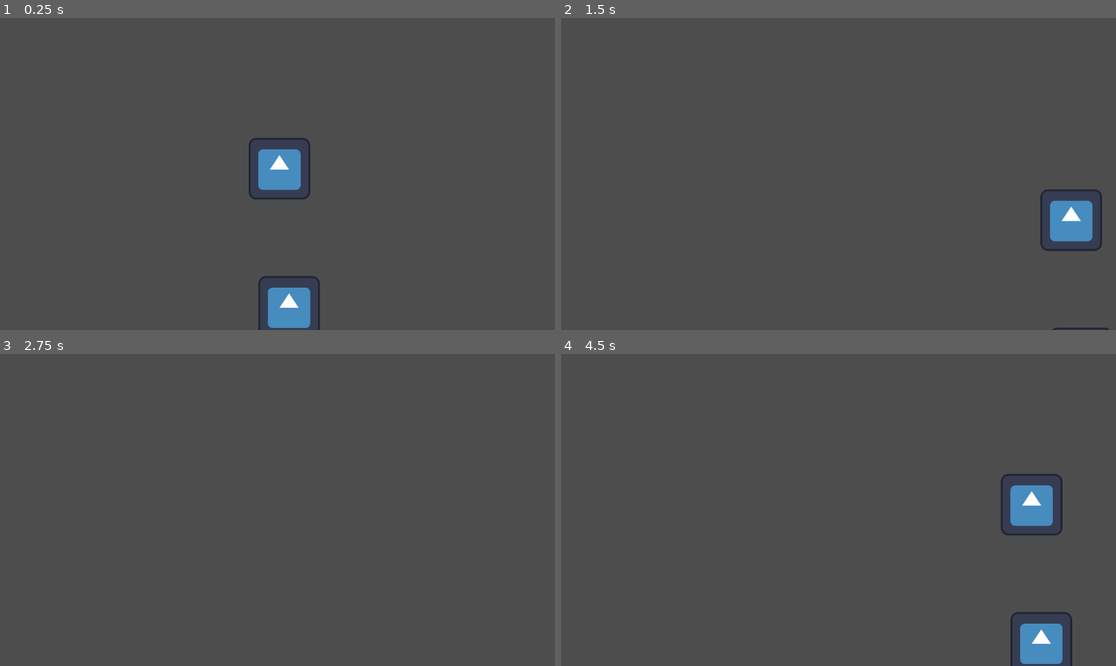
Above: before the commit, frames 1-4 (two rows, left to right).
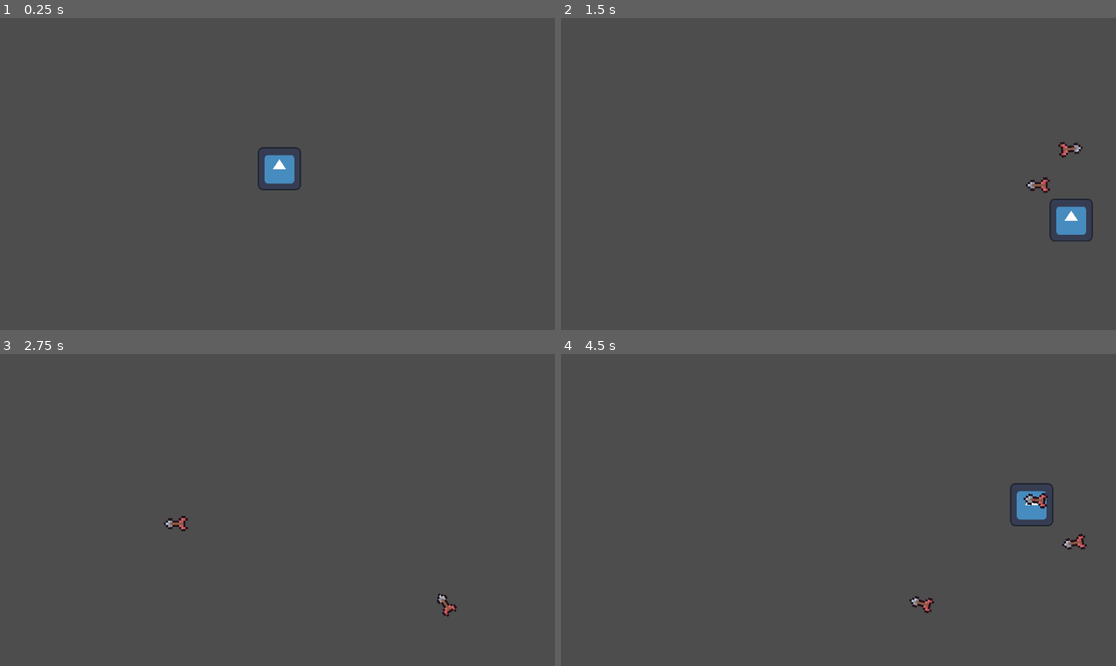
Above: after the commit, the same moments.

Repository: aidan-wolfson/WizardShooterProject
Game: Godot game, scene res://world/world.tscn
Two runs of this game, one before a commit and one after it. Both use one fixed random seed, a clock stepped at 60 frames per second and the inputs below. The engine's default icon, where the game draws it, is replaced by a stand-in: a white triangle on a blue panel in a dark square.
Inputs (mouse positions are in pixels of both pictures, inside the frame that each line leads up to):
- Up to frame 1 (0.25 s): no input
- Up to frame 2 (1.5 s): tap Enter at 0.5 s; move the mouse to (960, 158) at 0.52 s; hold D (move_right) 0.53-1.28 s; click (960, 158) at 0.6 s; move the mouse to (727, 189) at 1.27 s; hold S (move_down) from 1.28 s (still down); click (727, 189) at 1.35 s
- Up to frame 3 (2.75 s): move the mouse to (333, 441) at 2.02 s; release S (move_down) at 2.03 s; hold D (move_right) from 2.03 s (still down); click (333, 441) at 2.1 s
- Up to frame 4 (4.5 s): move the mouse to (810, 572) at 2.77 s; release D (move_right) at 2.78 s; hold W (move_up) 2.78-3.53 s; click (810, 572) at 2.85 s; move the mouse to (1005, 556) at 3.52 s; hold A (move_left) from 3.53 s (still down); click (1005, 556) at 3.6 s; move the mouse to (672, 463) at 4.27 s; click (672, 463) at 4.35 s

The runs differ from the first frame. In frame 1, 2.1% of the frame differs, in the area x 44-58%, y 38-100%; in frame 2, 1.2%; in frame 3, 0.2%; in frame 4, 2.4%, in the area x 62-95%, y 38-100%.

Commit message:
Added projectiles
Added basic player ability to fire simple projectiles. Tweaked some project settings and layers. Added simple arrow placeholder sprite.

Diff:
--- a/player/player.gd
+++ b/player/player.gd
@@ -4,12 +4,17 @@
 @export var ACCELERATION = 15000
 @export var FRICTION = 1200
 
+@export var PROJECTILE: PackedScene = preload("res://projectiles/projectile.tscn")
+
 @onready var axis = Vector2.ZERO
+@onready var attackTimer = $AttackTimer
 
 func _physics_process(delta):
 	move(delta)
 
-
+	if Input.is_action_just_pressed("action_attack") and attackTimer.is_stopped():
+		var projectile_dir = self.global_position.direction_to(get_global_mouse_position())
+		fire_projectile(projectile_dir)
 
 
 func get_input_axis():
@@ -37,3 +42,14 @@
 func apply_movement(accel):
 	velocity += accel
 	velocity = velocity.limit_length(MAX_SPEED)
+
+func fire_projectile(projectile_direction: Vector2):
+	if PROJECTILE:
+		var projectile = PROJECTILE.instantiate()
+		get_parent().add_child(projectile)
+		projectile.global_position = self.global_position #instantiate the projectile at the player's pos
+
+		var projectile_rotation = projectile_direction.angle()
+		projectile.rotation = projectile_rotation #set projectile rot to point at mouse pos
+
+		attackTimer.start()
--- a/player/player.tscn
+++ b/player/player.tscn
@@ -7,6 +7,9 @@
 radius = 69.0072
 
 [node name="Player" type="CharacterBody2D"]
+scale = Vector2(0.7, 0.7)
+collision_layer = 2
+collision_mask = 5
 script = ExtResource("1_mpsnb")
 
 [node name="Sprite2D" type="Sprite2D" parent="."]
@@ -14,3 +17,7 @@
 
 [node name="CollisionShape2D" type="CollisionShape2D" parent="."]
 shape = SubResource("CircleShape2D_sg52c")
+
+[node name="AttackTimer" type="Timer" parent="."]
+wait_time = 0.5
+one_shot = true
--- a/project.godot
+++ b/project.godot
@@ -37,3 +37,20 @@
 "events": [Object(InputEventKey,"resource_local_to_scene":false,"resource_name":"","device":-1,"window_id":0,"alt_pressed":false,"shift_pressed":false,"ctrl_pressed":false,"meta_pressed":false,"pressed":false,"keycode":0,"physical_keycode":83,"key_label":0,"unicode":115,"echo":false,"script":null)
 ]
 }
+action_attack={
+"deadzone": 0.5,
+"events": [Object(InputEventMouseButton,"resource_local_to_scene":false,"resource_name":"","device":-1,"window_id":0,"alt_pressed":false,"shift_pressed":false,"ctrl_pressed":false,"meta_pressed":false,"button_mask":1,"position":Vector2(147, 9),"global_position":Vector2(151, 52),"factor":1.0,"button_index":1,"canceled":false,"pressed":true,"double_click":false,"script":null)
+]
+}
+
+[layer_names]
+
+2d_physics/layer_1="Environment"
+2d_physics/layer_2="Player"
+2d_physics/layer_3="Enemy"
+2d_physics/layer_4="Projectile"
+2d_physics/layer_5="Bonus"
+
+[rendering]
+
+textures/canvas_textures/default_texture_filter=0
--- /dev/null
+++ b/projectiles/projectile.gd
@@ -0,0 +1,29 @@
+extends Area2D
+
+@export var speed: int = 100
+
+# Called when the node enters the scene tree for the first time.
+func _ready():
+	pass # Replace with function body.
+
+
+# Called every frame. 'delta' is the elapsed time since the previous frame.
+func _process(delta):
+	pass
+
+
+func _physics_process(delta):
+	var direction = Vector2.RIGHT.rotated(rotation)
+	global_position += speed * direction * delta
+
+func destroy():
+	queue_free()
+
+func _on_body_entered(body):
+	destroy() # destroy projectile
+
+func _on_area_entered(area):
+	destroy() # destroy projectile
+
+func _on_visible_on_screen_notifier_2d_screen_exited():
+	queue_free() # delete the projectile once off-screen
--- /dev/null
+++ b/projectiles/projectile.tscn
@@ -0,0 +1,28 @@
+[gd_scene load_steps=4 format=3 uid="uid://cxtrxvnkawvqe"]
+
+[ext_resource type="Texture2D" uid="uid://biviwxwhjieev" path="res://sprites/Just_arrow.png" id="1_ivoiv"]
+[ext_resource type="Script" path="res://projectiles/projectile.gd" id="1_vi2tr"]
+
+[sub_resource type="CircleShape2D" id="CircleShape2D_c5hgm"]
+radius = 29.14
+
+[node name="projectile" type="Area2D" groups=["Projectile"]]
+collision_layer = 8
+collision_mask = 5
+script = ExtResource("1_vi2tr")
+speed = 500
+
+[node name="CollisionShape2D" type="CollisionShape2D" parent="."]
+shape = SubResource("CircleShape2D_c5hgm")
+
+[node name="Sprite2D" type="Sprite2D" parent="."]
+position = Vector2(2, 1)
+rotation = -1.5708
+scale = Vector2(4.5625, 4.5625)
+texture = ExtResource("1_ivoiv")
+
+[node name="VisibleOnScreenNotifier2D" type="VisibleOnScreenNotifier2D" parent="."]
+
+[connection signal="area_entered" from="." to="." method="_on_area_entered"]
+[connection signal="body_entered" from="." to="." method="_on_body_entered"]
+[connection signal="screen_exited" from="VisibleOnScreenNotifier2D" to="." method="_on_visible_on_screen_notifier_2d_screen_exited"]
--- a/world/world.tscn
+++ b/world/world.tscn
@@ -8,8 +8,3 @@
 position = Vector2(580, 313)
 MAX_SPEED = 600
 FRICTION = 5000
-
-[node name="Player2" parent="." instance=ExtResource("1_5kal6")]
-position = Vector2(600, 600)
-MAX_SPEED = 600
-FRICTION = 5000
Binary file added: sprites/Just_arrow.png
Not shown, added: sprites/Just_arrow.png.import
